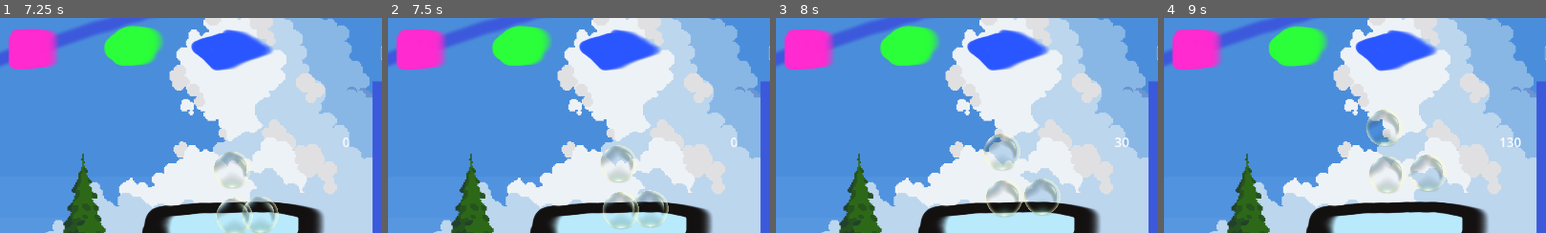
Above: before the commit, frames 1-4 (left to right).
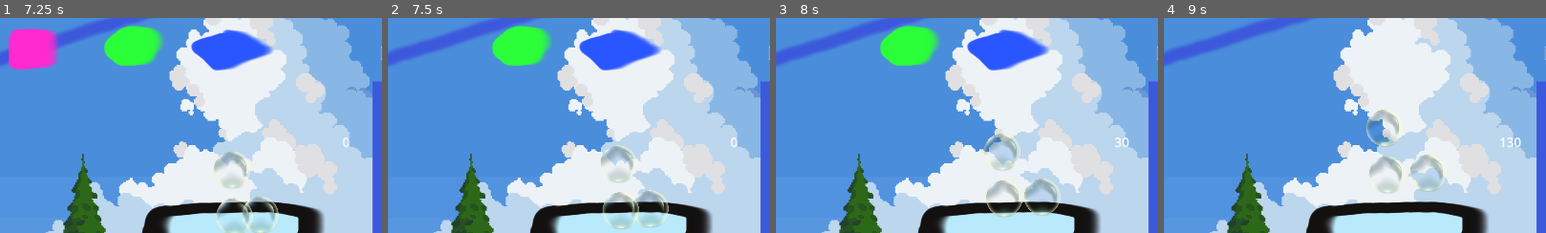
Above: after the commit, the same moments.

Repository: jackfruitgames/ahirutochi
Game: Godot game, scene res://scenes/MainMenu/main_menu.tscn
Two runs of this game, one before a commit and one after it. Both use one fixed random seed, a clock stepped at 60 frames per second and the inputs below.
Inputs (mouse positions are % of the whole screen's width and height, from its top left):
- Up to frame 1 (7.25 s): click "Start the game" at 0.5 s; click "Hit the enemy (tmp)" at 1.25 s; click (32, 65) at 2 s; click "Fill Tank (tmp)" at 2.75 s; click (35, 62) at 3.5 s; click "Hit the enemy (tmp)" at 4.25 s; click (36, 62) at 5.02 s; click "Hit the enemy (tmp)" at 5.75 s; click "Fill Tank (tmp)" at 6.5 s
- Up to frame 2 (7.5 s): move the mouse to (9, 23) at 7.27 s; click (9, 23) at 7.35 s
- Up to frame 3 (8 s): no input
- Up to frame 4 (9 s): move the mouse to (22, 23) at 8.02 s; click (22, 23) at 8.1 s; move the mouse to (35, 23) at 8.77 s; click (35, 23) at 8.85 s
The pictures show only the part of the screen within x 4-54%, y 18-68%; the shares and areas given below are measured in that part.

Frame 1 is identical in both runs. In frame 2, 2.3% of the frame differs, in the area x 2-16%, y 4-25%; in frame 3, 2.3%; in frame 4, 7.3%, in the area x 2-72%, y 3-25%.

Commit message:
Use ingredient in pot

Diff:
--- a/scenes/Shelf/ingredient.gd
+++ b/scenes/Shelf/ingredient.gd
@@ -12,6 +12,7 @@
 var ingredient: Enums.INGREDIENT
 var selected = false
 var start_position = Vector2()
+var pot_position
 
 func set_type(type: Enums.INGREDIENT):
 	var sprite = $Ingredient
@@ -26,29 +27,39 @@
 	position = start_position
 
 func _on_ingredient_area_2d_input_event(viewport: Node, event: InputEvent, shape_idx: int) -> void:
-	if GameState.is_hand_full:
-		return
-
 	if Input.is_action_just_pressed("ClickOnShelfItem"):
 		GameState.is_hand_full = true
 		selected = true
 
-func _input(event: InputEvent) -> void:
-	if event is InputEventMouseButton:
+	if selected and event is InputEventMouseButton:
 		if event.button_index == MOUSE_BUTTON_LEFT and not event.pressed:
 			selected = false
 			GameState.is_hand_full = false
+			use()
 
 func _physics_process(delta: float) -> void:
 	if selected:
 		global_position = lerp(global_position, get_global_mouse_position(), 25 * delta)
+
+	if pot_position != null:
+		global_position = lerp(global_position, pot_position, 25 * delta)
+
+		if global_position.is_equal_approx(pot_position):
+			use()
 
 func _on_ingredient_area_2d_area_entered(area: Area2D) -> void:
 	if area.name == "PotContentArea":
 		selected = false
 		GameState.is_hand_full = false
 
-		reset_position()
+		var pot = area.get_parent()
+		pot_position = pot.global_position
+		#reset_position()
 
-		area.get_parent().add_ingredient(ingredient)
-	print("COLLISION", area)
+		pot.add_ingredient(ingredient)
+
+func use():
+	"""
+	Uses the current ingredient and destroys it
+	"""
+	queue_free()
